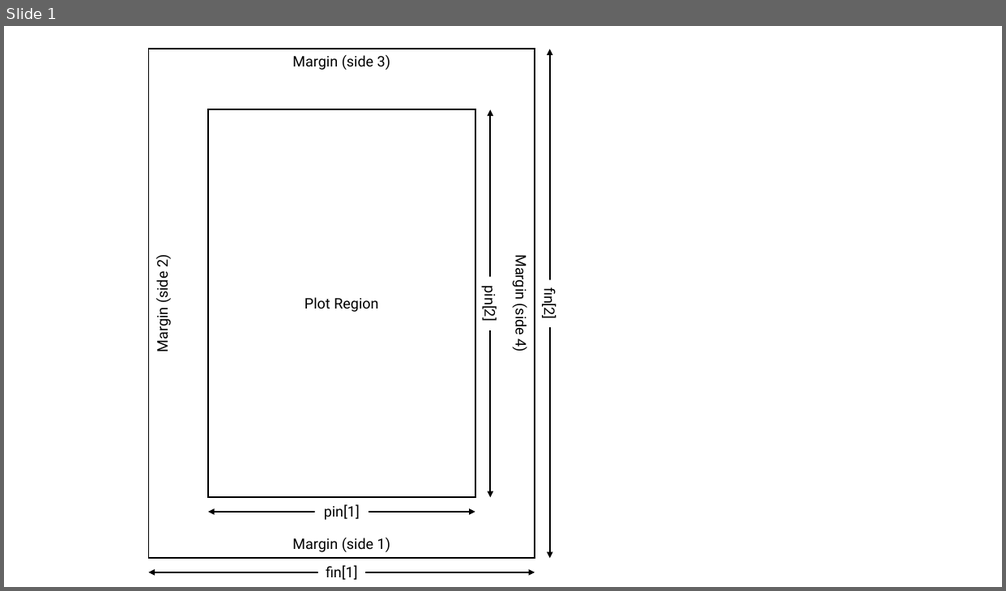
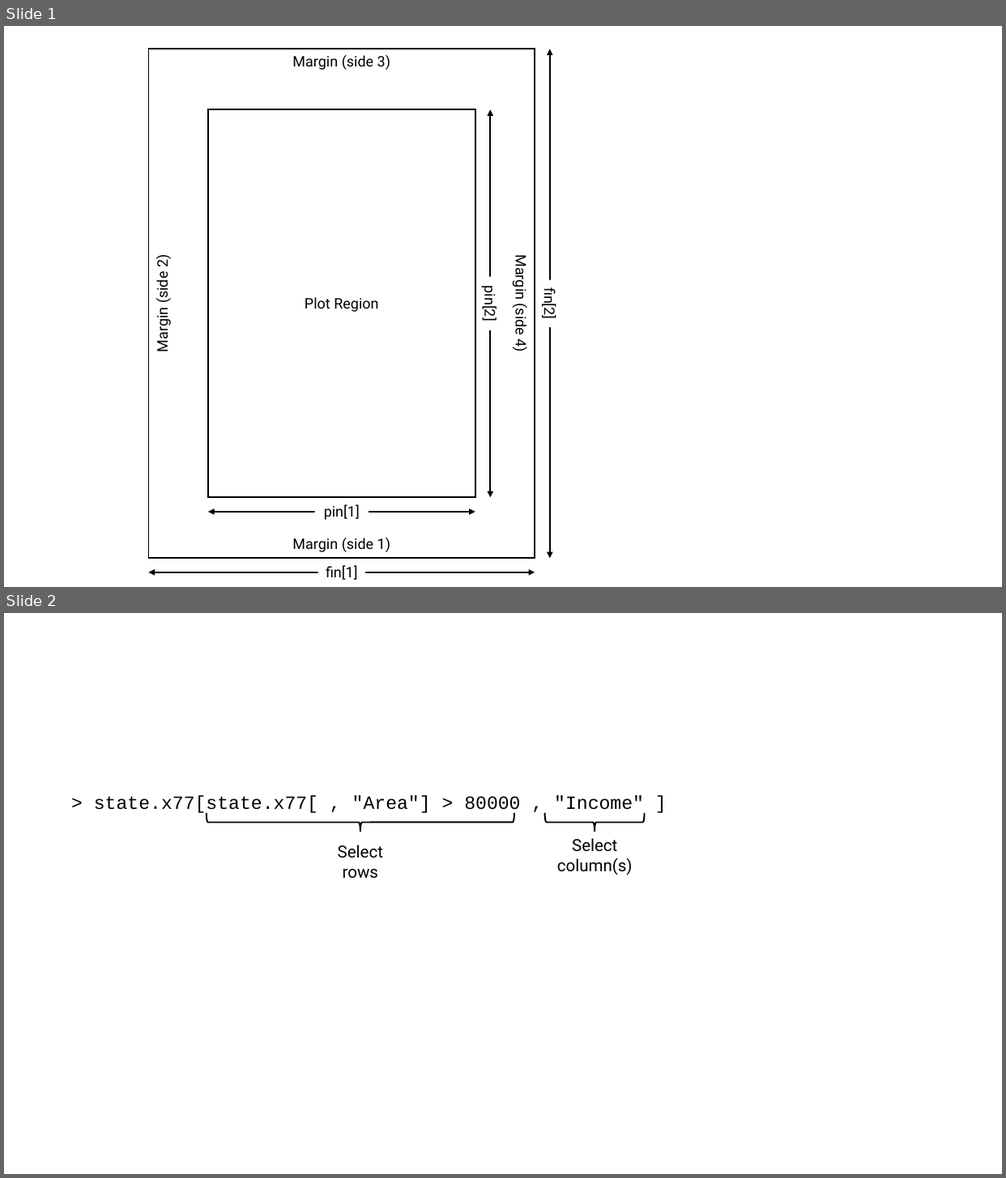
Before and after one commit to sugnet/RTutorial, a slide deck: figures.pptx. Shown one above the other, each under a label of ours: slide 1 before the commit, slides 1 and 2 after it. The pictures are 1006x591 and 1006x1178 pixels, drawn with LibreOffice and Linux fonts; fonts in the diff are those of the drawing. Boxes give left, top, right and bottom in pixels: in the first picture for what was removed or moved away, otherwise in the second. Text is boxed around its words. In the diff, an @@ line names an element or a change of style, - is before the commit and + after.

```diff
--- a/figures.pptx
+++ b/figures.pptx
@@ slide 2 added at (4,613,1002,1174), background #FFFFFF @@
@@ group added at (94,795,645,879): 3 texts, 2 left braces @@
+> state.x77[state.x77[ , "Area"] > 80000 , "Income" ]
+Select rows
+Select column(s)
```
Also in this commit, not shown: 30 other files.
